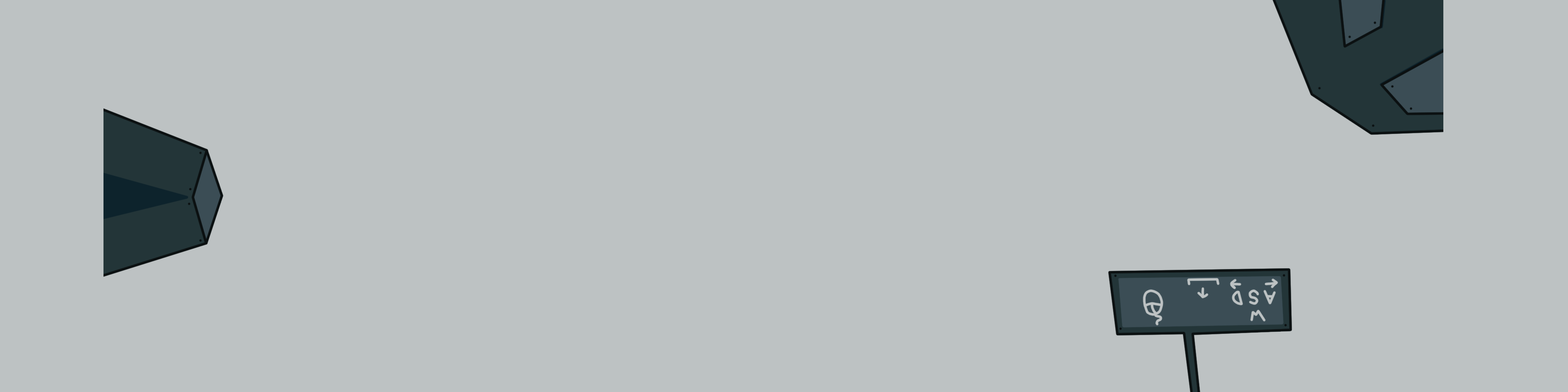
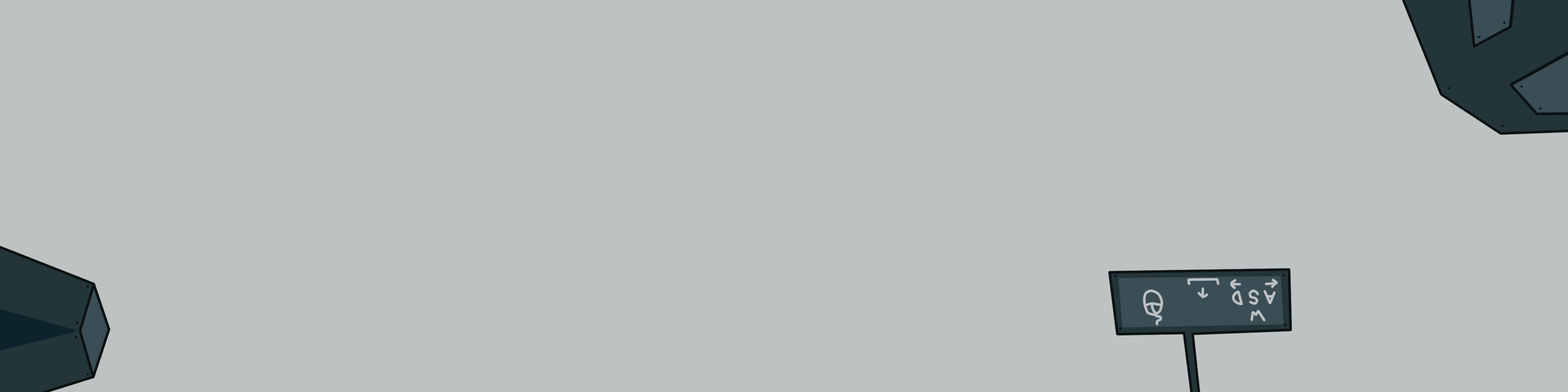
Revision of a layered 1568x392 image; what changed, layer by layer:
painted on "Linework" over [0,0,1568,392]
